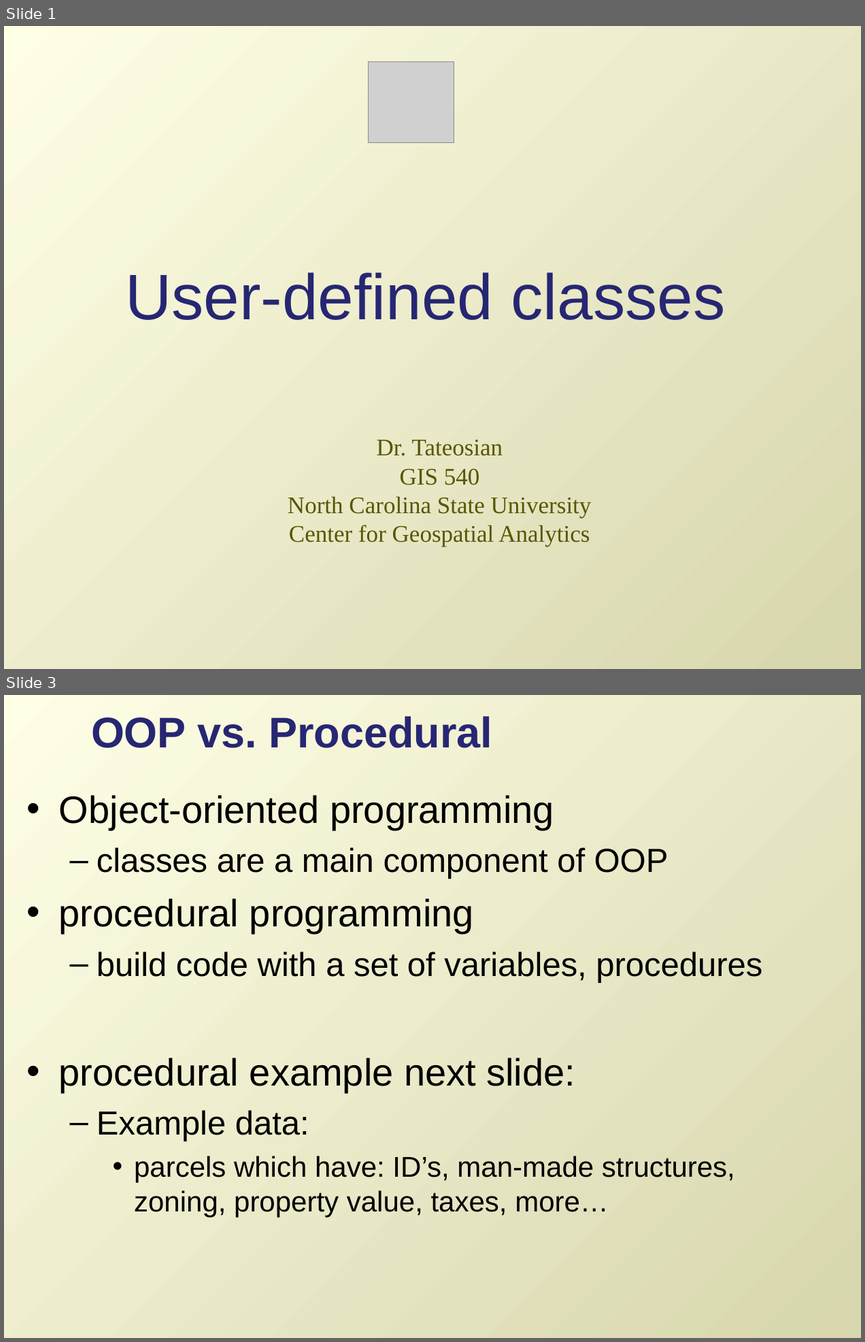
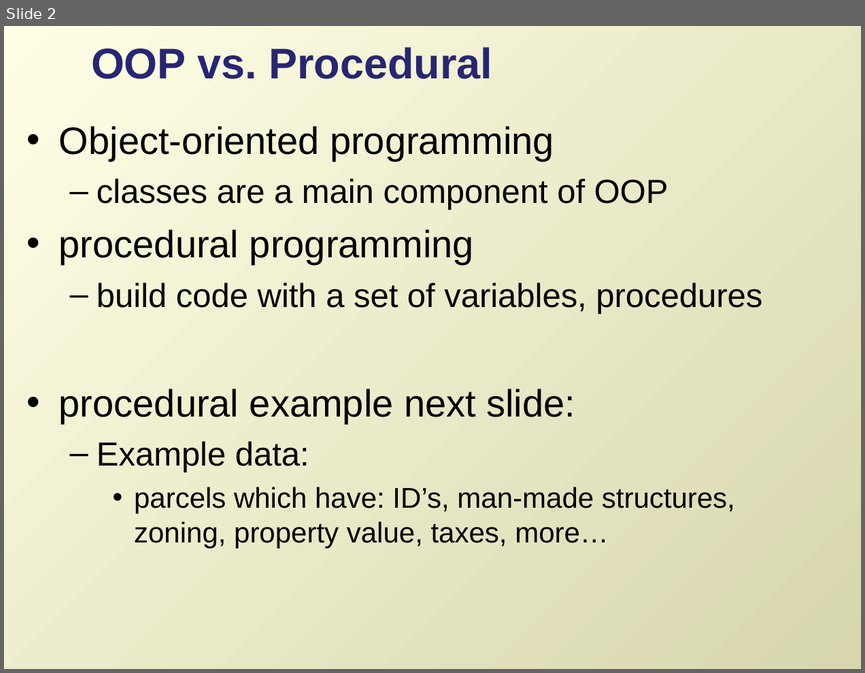
Before and after one commit to lgtateos/gis540, a slide deck: slides/classes.ppt. Shown one above the other, each under a label of ours: slides 1 and 3 before the commit, slide 2 after it; the slides between them are not shown. The pictures are 865x1342 and 865x673 pixels, drawn with LibreOffice and Linux fonts; fonts in the diff are those of the drawing; grey boxes stand for pictures. Boxes give left, top, right and bottom in pixels: in the first picture for what was removed or moved away, otherwise in the second. Text is boxed around its words. In the diff, an @@ line names an element or a change of style, - is before the commit and + after.

```diff
--- a/slides/classes.ppt
+++ b/slides/classes.ppt
@@ slide 1 removed at bbox=[4, 26, 861, 669], background gradient #FFFFE6 to #D7D6AE @@
@@ picture removed at bbox=[368, 62, 454, 144] @@
@@ title removed at bbox=[125, 272, 725, 320] @@
-User-defined classes
@@ subtitle removed at bbox=[288, 439, 592, 547] @@
-Dr. Tateosian
-GIS 540
-North Carolina State University
-Center for Geospatial Analytics
@@ what was slide 3 is now slide 2 @@
```
Also in this commit, not shown: 4 slides changed, 2 slides added, 1 other slide removed.
